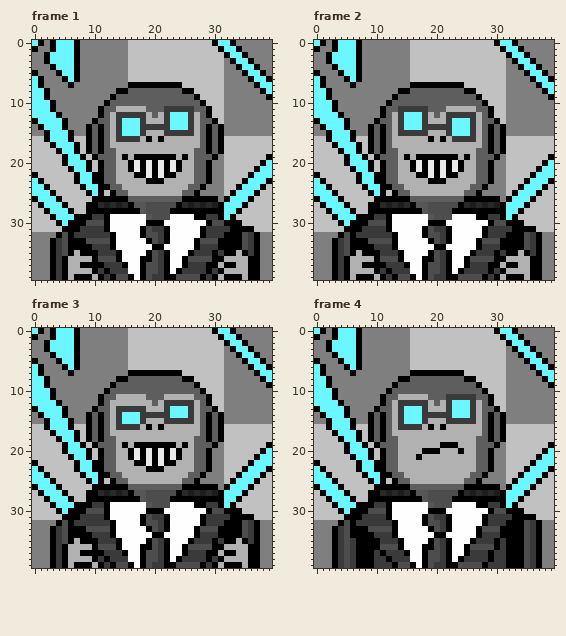
Two versions of one pixel-art file, Assets/Characters/Howl/monkey.aseprite. This is how it looked before the edit.
40x40 pixels, 17 frames. Colours within 5 levels of each other are drawn and written as one. Shown: frame 1, frame 2, frame 3, frame 4. The commit also changed other frames, which this record leaves out.
And afterwards:
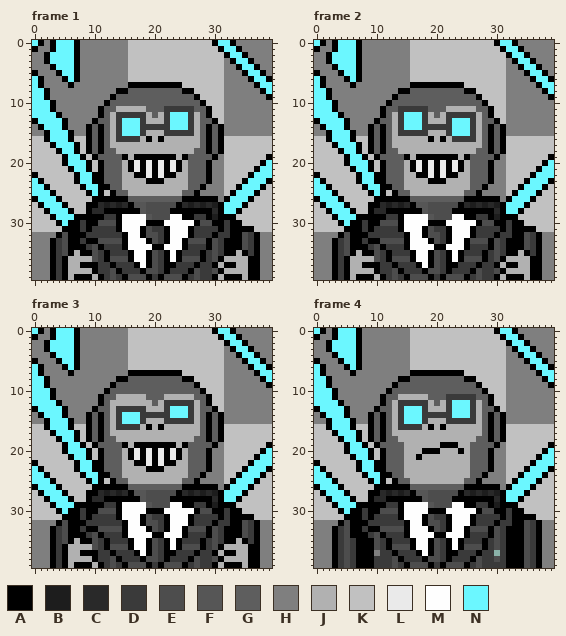
Palette (. is transparent): A #000000  B #1d1d1d  C #292929  D #3a3a3a  E #4d4d4d  F #565656  G #5e5e5e  H #7f7f7f  J #b1b1b1  K #c1c1c1  L #eaeaea  M #fefefe  N #6bf7ff
Change:
Changed rows in their new state; - is an unchanged pixel.
Frame 1, layers "backpack strap", "suit", "face":
first column x 14:
19 G-----------G
20 G-----------G
21 G-----------G
22 G-----------G
23 G-----------G
first column x 7:
28 ---CC------------------C--
29 ---AADDA----------AADDAB-A
30 -DAA-EEA------------AEEAAD
31 --A--DDA-----------ADD--A-
32 AA----DDA----------ADD-A-D
33 -DAA--EEA---------AEE-A-D-
34 --DEA-DDA---------ADD-AED-
35 ---E-A-DDA-------ADD-A-E--
36 ---EDA-EEA-M-----AE--ADE--
37 ----D-A-DDAMA---ADD-A-D---
38 -----DEA-DD-----DD-AE-DE--
39 ------EDAEEEA-AEE-AD-D----
Frame 2, layers "backpack strap", "suit", "face": the same change as frame 1
Frame 3, layers "backpack strap", "suit", "face": the same change as frame 1
Frame 4, layers "backpack strap", "suit", "face":
first column x 14:
19 G-----------G
20 G-----------G
21 G-----------G
22 G-----------G
23 G-----------G
first column x 7:
28 ---CC------------------C--
29 ---AADDA----------AADDAB-A
30 -DAA-EEA------------AEEAAD
31 --A--DDA-----------ADD--A-
32 AA----DDA----------ADD-A-D
33 -DAA--EEA---------AEE-A-D-
34 --DEA-DDA---------ADD-AED-
35 ---E-A-DDA-------ADD-A-E--
36 ---EDA-EEA-M-----AE--ADE--
37 ---HD-A-DDAMA---ADD-A-D.--
38 -----DEA-DD-----DD-AE-DE--
39 ------EDAEEEA-AEE-AD-D----
